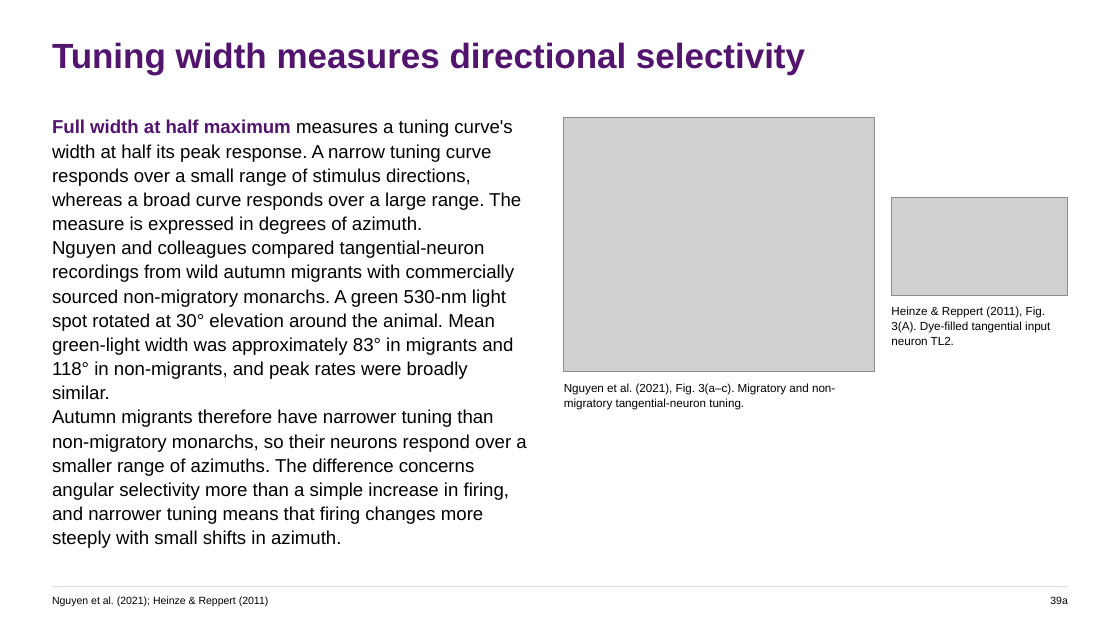
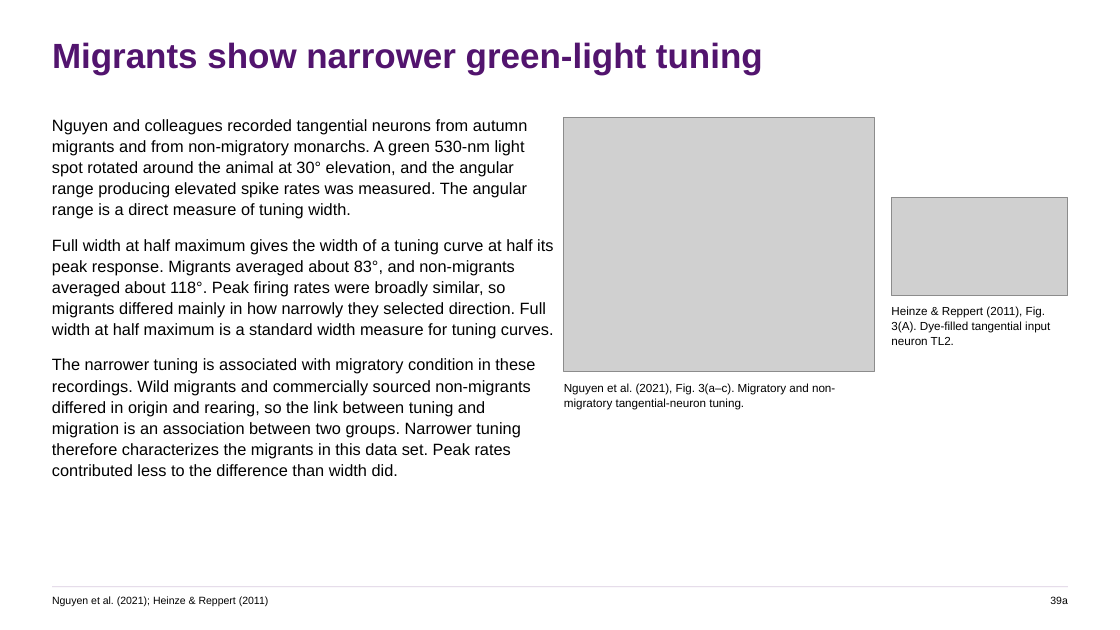
Before and after one commit to jordanxxlopez/NEUROETHOLOGY, a slide deck: slide 52 of scaffolded/Neuroethology_Lecture30_FA2026_SCAFFOLDED.pptx (slide 53 before the commit). Drawn at 1120x630 pixels with LibreOffice and Linux fonts; fonts in the diff are those of the drawing; grey boxes stand for pictures. Boxes give left, top, right and bottom in pixels: in the first picture for what was removed or moved away, otherwise in the second. Text is boxed around its words. In the diff, an @@ line names an element or a change of style, - is before the commit and + after.

```diff
--- a/scaffolded/Neuroethology_Lecture30_FA2026_SCAFFOLDED.pptx
+++ b/scaffolded/Neuroethology_Lecture30_FA2026_SCAFFOLDED.pptx
@@ text at <box>52,42,763,75</box>: text changed @@
-Tuning width measures directional selectivity
+Migrants show narrower green-light tuning
@@ text at <box>52,119,554,476</box>: text changed; size 16 to 14 pt @@
-Full width at half maximum measures a tuning curve's width at half its peak response. A narrow tuning curve responds over a small range of stimulus directions, whereas a broad curve responds over a large range. The measure is expressed in degrees of azimuth.
-Nguyen and colleagues compared tangential-neuron recordings from wild autumn migrants with commercially sourced non-migratory monarchs. A green 530-nm light spot rotated at 30° elevation around the animal. Mean green-light width was approximately 83° in migrants and 118° in non-migrants, and peak rates were broadly similar.
-Autumn migrants therefore have narrower tuning than non-migratory monarchs, so their neurons respond over a smaller range of azimuths. The difference concerns angular selectivity more than a simple increase in firing, and narrower tuning means that firing changes more steeply with small shifts in azimuth.
+Nguyen and colleagues recorded tangential neurons from autumn migrants and from non-migratory monarchs. A green 530-nm light spot rotated around the animal at 30° elevation, and the angular range producing elevated spike rates was measured. The angular range is a direct measure of tuning width.
+Full width at half maximum gives the width of a tuning curve at half its peak response. Migrants averaged about 83°, and non-migrants averaged about 118°. Peak firing rates were broadly similar, so migrants differed mainly in how narrowly they selected direction. Full width at half maximum is a standard width measure for tuning curves.
+The narrower tuning is associated with migratory condition in these recordings. Wild migrants and commercially sourced non-migrants differed in origin and rearing, so the link between tuning and migration is an association between two groups. Narrower tuning therefore characterizes the migrants in this data set. Peak rates contributed less to the difference than width did.
```
Also in this commit, not shown: 51 other slides changed, 7 slides added, 7 slides removed, 5 other files.
